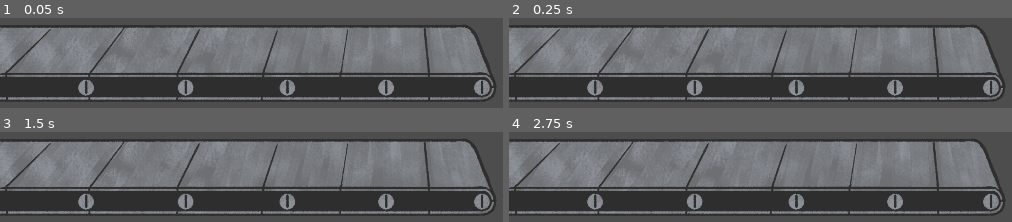
Above: before the commit, frames 1-4 (two rows, left to right).
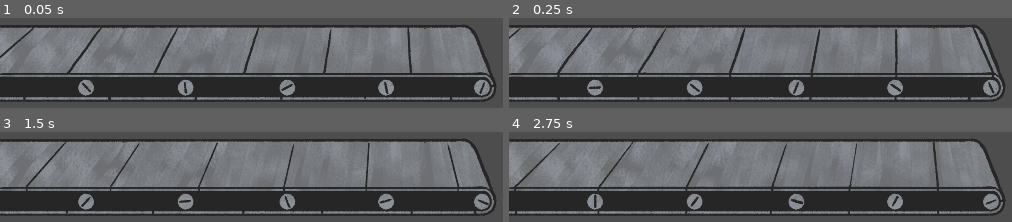
Above: after the commit, the same moments.

Repository: saadjiqbal/tip-the-scales
Game: Godot game, scene res://scenes/conveyor_belt.tscn
Same seed, same stepped clock (60 frames per second), same inputs: the game is played once before the commit and once after it. The project has no main scene, so this scene is started directly.
Inputs:
- Up to frame 1 (0.05 s): no input
- Up to frame 2 (0.25 s): no input
- Up to frame 3 (1.5 s): no input
- Up to frame 4 (2.75 s): no input

The runs differ from the first frame. In frame 1, 3.5% of the frame differs, in the area x 0-99%, y 10-92%; in frame 2, 3.9%; in frame 3, 3.3%; in frame 4, 0.4%.

Commit message:
conveyor belt animation imported

Diff:
--- a/scenes/conveyor_belt.gd
+++ b/scenes/conveyor_belt.gd
@@ -4,19 +4,19 @@
 @onready var anim_player: AnimationPlayer = null
 
 var rolling: bool = true
-var speed: float = 200.0
+var speed: int = 300
 
 func _physics_process(delta: float) -> void:
 	pass
-	#if rolling:
-		## If belt_collision is fully to the right, reset it
-		#if belt_collision.position.x >= 1193.0:
-			#rolling = false
-			#belt_collision.position.x = 0.0
-			#self.stop()
-		## Else, move objects down conveyor belt by translating belt_collision
-		## to the right while playing rolling animation
-		#else:
-			#belt_collision.position.x += (speed * delta)
-			#if (not self.is_playing()):
-				#self.play("roll")
+	if rolling:
+		# If belt_collision is fully to the right, reset it
+		if belt_collision.position.x >= 1193.0:
+			rolling = false
+			belt_collision.position.x = 0.0
+			self.stop()
+		# Else, move objects down conveyor belt by translating belt_collision
+		# to the right while playing "roll" animation
+		else:
+			belt_collision.position.x += (speed * delta)
+			if (not self.is_playing()):
+				self.play("roll")
--- a/scenes/conveyor_belt.tscn
+++ b/scenes/conveyor_belt.tscn
@@ -1,17 +1,29 @@
-[gd_scene load_steps=5 format=3 uid="uid://byfxcixpc3i6f"]
+[gd_scene load_steps=8 format=3 uid="uid://byfxcixpc3i6f"]
 
-[ext_resource type="Texture2D" uid="uid://b41sxiadt7yen" path="res://sprites/conveyor_belt.png" id="1_nxmrn"]
+[ext_resource type="Texture2D" uid="uid://q7sm1yy0v41i" path="res://sprites/conveyor_belt/belt0000.png" id="1_fqolv"]
+[ext_resource type="Texture2D" uid="uid://bhisl51ndnmy" path="res://sprites/conveyor_belt/belt0002.png" id="2_bbu3d"]
 [ext_resource type="Script" path="res://scenes/conveyor_belt.gd" id="2_u6oxh"]
+[ext_resource type="Texture2D" uid="uid://cr4bjjfax3010" path="res://sprites/conveyor_belt/belt0004.png" id="3_r0j3q"]
+[ext_resource type="Texture2D" uid="uid://osmg4sd166ai" path="res://sprites/conveyor_belt/belt0006.png" id="4_vlr2e"]
 
 [sub_resource type="SpriteFrames" id="SpriteFrames_bo6oa"]
 animations = [{
 "frames": [{
 "duration": 1.0,
-"texture": ExtResource("1_nxmrn")
+"texture": ExtResource("1_fqolv")
+}, {
+"duration": 1.0,
+"texture": ExtResource("2_bbu3d")
+}, {
+"duration": 1.0,
+"texture": ExtResource("3_r0j3q")
+}, {
+"duration": 1.0,
+"texture": ExtResource("4_vlr2e")
 }],
 "loop": true,
 "name": &"roll",
-"speed": 5.0
+"speed": 12.0
 }]
 
 [sub_resource type="RectangleShape2D" id="RectangleShape2D_es4ei"]
@@ -21,6 +33,8 @@
 position = Vector2(0, 846)
 sprite_frames = SubResource("SpriteFrames_bo6oa")
 animation = &"roll"
+frame = 3
+frame_progress = 0.285252
 centered = false
 script = ExtResource("2_u6oxh")
 
--- a/scenes/objects/apple.tscn
+++ b/scenes/objects/apple.tscn
@@ -8,7 +8,6 @@
 
 [node name="Apple" type="AnimatableBody2D"]
 script = ExtResource("1_mmvp5")
-target_scale = null
 
 [node name="Sprite2D" type="Sprite2D" parent="."]
 scale = Vector2(0.1, 0.1)
--- a/scenes/objects/base_object.gd
+++ b/scenes/objects/base_object.gd
@@ -1,7 +1,3 @@
 extends StaticBody2D
 
-@export var target_scale: float
-
-func _physics_process(delta: float) -> void:
-	if (not is_on_floor()):
-		global_position.y += 50 * delta
+@export var target_scale: float = 1.0
--- a/scenes/objects/base_object.tscn
+++ b/scenes/objects/base_object.tscn
@@ -4,7 +4,6 @@
 
 [node name="BaseObject" type="AnimatableBody2D"]
 script = ExtResource("1_swsma")
-target_scale = null
 
 [node name="Sprite2D" type="Sprite2D" parent="."]
 
--- a/scenes/objects/test.tscn
+++ /dev/null
@@ -1,13 +0,0 @@
-[gd_scene load_steps=3 format=3 uid="uid://bj12syf62p1j8"]
-
-[ext_resource type="PackedScene" uid="uid://h00het4fwakf" path="res://scenes/objects/apple.tscn" id="1_tg4kk"]
-[ext_resource type="PackedScene" uid="uid://byfxcixpc3i6f" path="res://scenes/conveyor_belt.tscn" id="2_6kocp"]
-
-[node name="Test" type="Node2D"]
-
-[node name="ConveyorBelt" parent="." instance=ExtResource("2_6kocp")]
-
-[node name="Apple" parent="." instance=ExtResource("1_tg4kk")]
-position = Vector2(240, 916)
-collision_mask = 2
-target_scale = null
--- /dev/null
+++ b/scenes/test.tscn
@@ -0,0 +1,3 @@
+[gd_scene format=3 uid="uid://bj12syf62p1j8"]
+
+[node name="Test" type="Node2D"]
Binary file removed: sprites/conveyor_belt.png
Binary file added: sprites/conveyor_belt/belt0000.png
Not shown, added: sprites/conveyor_belt/belt0000.png.import
Binary file added: sprites/conveyor_belt/belt0002.png
Not shown, changed: sprites/conveyor_belt/belt0002.png.import
Binary file added: sprites/conveyor_belt/belt0004.png
Not shown, added: sprites/conveyor_belt/belt0004.png.import
Binary file added: sprites/conveyor_belt/belt0006.png
Not shown, added: sprites/conveyor_belt/belt0006.png.import
